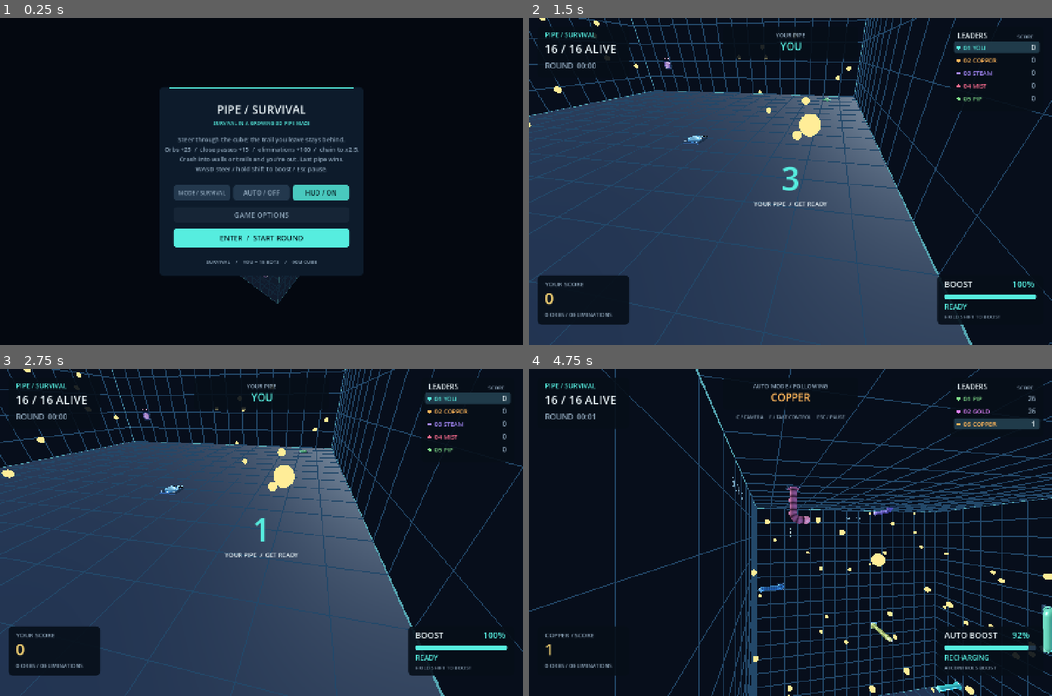
Above: before the commit, frames 1-4 (two rows, left to right).
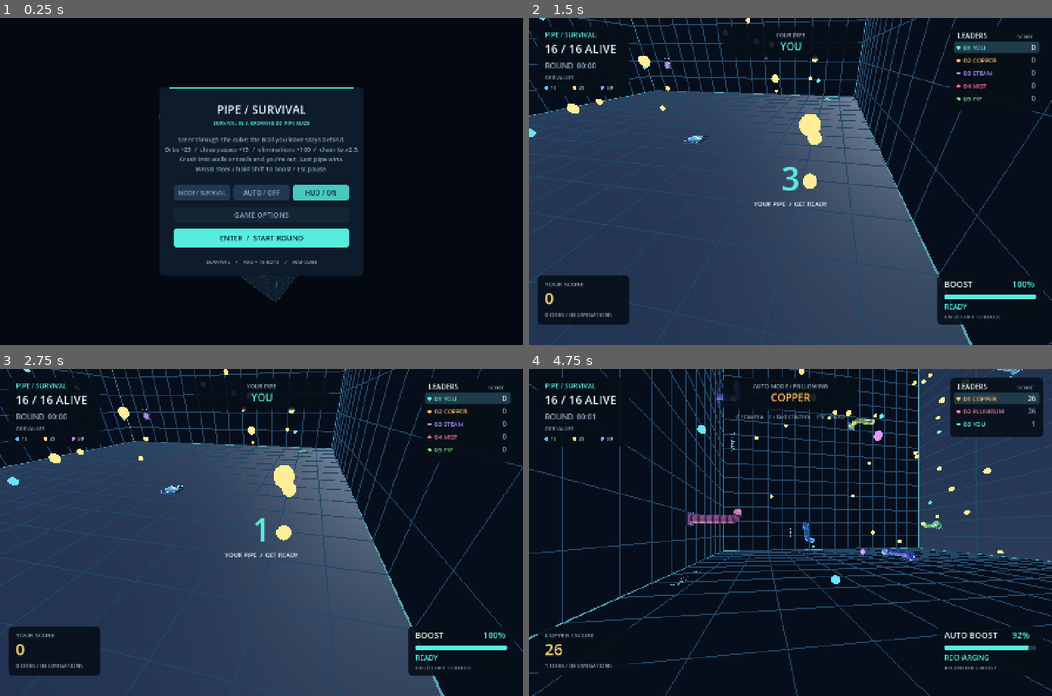
Above: after the commit, the same moments.

Repository: That1guy8691/pipe-survival
Game: Godot game, scene res://main.tscn
Two runs of this game, one before a commit and one after it. Both use one fixed random seed, a clock stepped at 60 frames per second and the inputs below.
Inputs (mouse positions are in pixels of both pictures, inside the frame that each line leads up to):
- Up to frame 1 (0.25 s): no input
- Up to frame 2 (1.5 s): click "ENTER / START ROUND" at 0.5 s; tap Enter at 1.25 s; move the mouse to (905, 165) at 1.27 s; hold Right from 1.28 s (still down); tap V at 1.35 s; click (905, 165) at 1.42 s
- Up to frame 3 (2.75 s): tap Tab at 1.55 s; release Right at 2 s; drag from (156, 548) to (235, 597) at 2.02 s
- Up to frame 4 (4.75 s): move the mouse to (842, 460) at 2.77 s; hold Right 2.78-3.5 s; tap F at 2.85 s; click (842, 460) at 2.92 s; tap C at 3.05 s; tap Space at 3.5 s; drag from (764, 597) to (633, 483) at 3.52 s; move the mouse to (947, 581) at 4.27 s; hold Left from 4.28 s (still down); tap V at 4.35 s; click (947, 581) at 4.42 s; tap Tab at 4.55 s

The runs differ from the first frame. In frame 1, less than 0.1% of the frame differs, in the area x 30-58%, y 29-88%; in frame 2, 0.9%; in frame 3, 0.9%; in frame 4, 28%, in the area x 0-100%, y 0-100%.

Commit message:
feat: add overview pipe modes and orb values

Diff:
--- a/scripts/game.gd
+++ b/scripts/game.gd
@@ -29,6 +29,8 @@
 var turn_queue: Array[String]:
 	get: return motion.turn_queue
 var watch_id := 0
+var overview_focus_id := 0
+var overview_style := PipeRenderer.OverviewStyle.NORMAL
 var clearance := 10
 var automated := false
 var auto_mode := false
@@ -69,6 +71,8 @@
 	hud.touch_turn_requested.connect(queue_turn)
 	hud.touch_boost_changed.connect(set_touch_boost)
 	hud.touch_view_requested.connect(swap_camera_view)
+	hud.touch_overview_style_requested.connect(cycle_overview_style)
+	hud.touch_overview_focus_requested.connect(func(): cycle_overview_focus(1))
 	hud.touch_pause_requested.connect(toggle_pause)
 	motion.completed.connect(on_completed)
 	motion.planned.connect(on_planned)
@@ -112,6 +116,7 @@
 	orbs.sync(sim.scoring)
 	boost_held = false
 	watch_id = 0
+	overview_focus_id = 0
 	score_message_time = 0.0
 	fov_message_time = 0.0
 	auto_restart_left = 5.0
@@ -163,6 +168,8 @@
 	if not enabled and sim.riders[0].alive:
 		watch_id = 0
 		camera.initialized = false
+	overview_focus_id = watch_id if enabled or not sim.riders[0].alive else 0
+	update_pipe_display()
 
 func set_hud_enabled(enabled: bool) -> void:
 	hud_enabled = enabled
@@ -313,6 +320,7 @@
 	for i in range(sim.riders.size()):
 		if sim.riders[i].alive:
 			pipes.animate_rider(i, motion.progress(i))
+	update_pipe_display()
 	if not pipes.plans.is_empty() and (not endless_mode or sim.riders[watch_id].alive):
 		if crash_view_time > 0.0:
 			camera.boosting = false
@@ -371,6 +379,10 @@
 				start_round()
 		elif key == KEY_C:
 			swap_camera_view()
+		elif key == KEY_V and camera.overview and state != "ready" and crash_view_time <= 0.0:
+			cycle_overview_style()
+		elif key == KEY_TAB and camera.overview and state != "ready" and crash_view_time <= 0.0:
+			cycle_overview_focus(-1 if event.shift_pressed else 1)
 		elif key == KEY_TAB and (auto_mode or not sim.riders[0].alive):
 			var alive := sim.alive_ids()
 			if not alive.is_empty():
@@ -408,8 +420,46 @@
 
 func swap_camera_view() -> void:
 	camera.toggle()
+	if camera.overview and (auto_mode or not sim.riders[0].alive):
+		overview_focus_id = watch_id
+	update_pipe_display()
 	fov_message = camera.view_name()
 	fov_message_time = 1.5
+
+func update_pipe_display() -> void:
+	var active_overview := camera.overview and state != "ready" and crash_view_time <= 0.0
+	pipes.set_overview_style(overview_style if active_overview else PipeRenderer.OverviewStyle.NORMAL,
+		overview_focus_id)
+	hud.queue_redraw()
+
+func cycle_overview_style() -> void:
+	overview_style = (overview_style + 1) % PipeRenderer.OverviewStyle.size()
+	update_pipe_display()
+	fov_message = "PIPE VIEW / " + overview_style_name()
+	fov_message_time = 1.5
+
+func cycle_overview_focus(step: int) -> void:
+	var alive := sim.alive_ids()
+	if alive.is_empty():
+		return
+	var index := alive.find(overview_focus_id)
+	if index < 0:
+		index = 0 if step > 0 else alive.size()
+	index = (index + step + alive.size()) % alive.size()
+	overview_focus_id = alive[index]
+	if auto_mode or not sim.riders[0].alive:
+		watch_id = overview_focus_id
+		camera.initialized = false
+	overview_style = PipeRenderer.OverviewStyle.HIGHLIGHT
+	update_pipe_display()
+	fov_message = "HIGHLIGHT / " + sim.rider_name(overview_focus_id).to_upper()
+	fov_message_time = 1.5
+
+func overview_style_name() -> String:
+	match overview_style:
+		PipeRenderer.OverviewStyle.HIGHLIGHT: return "HIGHLIGHT"
+		PipeRenderer.OverviewStyle.ENDS: return "BRIGHT ENDS"
+	return "NORMAL"
 
 func adjust_camera_fov(change: float) -> void:
 	camera.set_base_fov(camera.base_fov + change)
--- a/scripts/hud.gd
+++ b/scripts/hud.gd
@@ -6,6 +6,8 @@
 signal touch_turn_requested(command: String)
 signal touch_boost_changed(held: bool)
 signal touch_view_requested
+signal touch_overview_style_requested
+signal touch_overview_focus_requested
 signal touch_pause_requested
 const INK := Color("e8f2f5")
 const MUTED := Color("8da4b8")
@@ -16,6 +18,7 @@
 const OPTIONS_VIEW_HEIGHT := 322.0
 const Appearance = preload("res://scripts/pipe_appearance.gd")
 const PipePreview = preload("res://scripts/pipe_preview.gd")
+const Scoring = preload("res://scripts/scoring.gd")
 var game: Node
 var font := SystemFont.new()
 var mono := SystemFont.new()
@@ -39,6 +42,8 @@
 var options_content := Control.new()
 var touch_boost := Button.new()
 var touch_view := Button.new()
+var touch_overview_style := Button.new()
+var touch_overview_focus := Button.new()
 var touch_pause := Button.new()
 var options_open := false
 var touch_ui_enabled := false
@@ -227,6 +232,12 @@
 	touch_view.add_theme_stylebox_override("pressed", box(Color("287f86"), 14))
 	touch_view.pressed.connect(func(): touch_view_requested.emit())
 	add_child(touch_view)
+	configure_touch_button(touch_overview_style, "PIPES / NORMAL", 12)
+	touch_overview_style.pressed.connect(func(): touch_overview_style_requested.emit())
+	add_child(touch_overview_style)
+	configure_touch_button(touch_overview_focus, "NEXT / YOU", 12)
+	touch_overview_focus.pressed.connect(func(): touch_overview_focus_requested.emit())
+	add_child(touch_overview_focus)
 	configure_touch_button(touch_pause, "PAUSE", 14)
 	touch_pause.pressed.connect(func(): touch_pause_requested.emit())
 	add_child(touch_pause)
@@ -347,6 +358,8 @@
 	applied_touch_scale = factor
 	touch_boost.add_theme_font_size_override("font_size", roundi(17.0 * factor))
 	touch_view.add_theme_font_size_override("font_size", roundi(14.0 * factor))
+	touch_overview_style.add_theme_font_size_override("font_size", roundi(12.0 * factor))
+	touch_overview_focus.add_theme_font_size_override("font_size", roundi(12.0 * factor))
 	touch_pause.add_theme_font_size_override("font_size", roundi(14.0 * factor))
 	quick_restart.add_theme_font_size_override("font_size", roundi(17.0 * factor))
 
@@ -486,6 +499,7 @@
 		hud_toggle.set_pressed_no_signal(game.hud_enabled)
 		var steer_visible: bool = touch_ui_enabled and game.state in ["playing", "countdown"] and not game.auto_mode and game.sim.riders[0].alive
 		var touch_active: bool = touch_ui_enabled and game.state in ["playing", "countdown"]
+		var overview_active: bool = touch_active and game.camera.overview and game.crash_view_time <= 0.0
 		if not steer_visible and joystick_touch_index != -1:
 			release_touch_joystick()
 		touch_boost.visible = steer_visible
@@ -496,6 +510,17 @@
 		touch_view.visible = touch_active
 		touch_view.position = Vector2(available.x - 124, 124) * ui_factor
 		touch_view.size = Vector2(108, 44) * ui_factor
+		touch_overview_style.visible = overview_active
+		touch_overview_style.position = Vector2(available.x - 164, 174) * ui_factor
+		touch_overview_style.size = Vector2(144, 44) * ui_factor
+		touch_overview_style.text = "PIPES / " + game.overview_style_name()
+		touch_overview_focus.visible = overview_active
+		touch_overview_focus.position = Vector2(available.x - 164, 224) * ui_factor
+		touch_overview_focus.size = Vector2(144, 44) * ui_factor
+		var focus_name: String = game.sim.rider_name(game.overview_focus_id).to_upper()
+		if focus_name.length() > 10:
+			focus_name = focus_name.left(9) + "…"
+		touch_overview_focus.text = "NEXT / " + focus_name
 		touch_pause.visible = touch_active
 		touch_pause.position = Vector2(available.x - 78, 16) * ui_factor
 		touch_pause.size = Vector2(62, 44) * ui_factor
@@ -524,12 +549,14 @@
 	var sim = game.sim
 	var focus_id: int = game.watch_id if game.auto_mode else 0
 	var focus_rider: Dictionary = sim.riders[focus_id]
-	panel(Rect2(24, 24, 252, 140))
+	panel(Rect2(24, 24, 252, 190))
 	label_at("PIPE / ENDLESS" if game.endless_mode else "PIPE / SURVIVAL", Vector2(44, 53), 18, ACCENT)
 	label_at("%d / %d ALIVE" % [sim.alive_ids().size(), sim.riders.size()], Vector2(43, 97), 32)
 	var seconds := int(sim.elapsed_time)
 	label_at("SESSION  %02d:%02d" % [seconds / 60, seconds % 60] if game.endless_mode
 		else "ROUND  %02d:%02d" % [seconds / 60, seconds % 60], Vector2(44, 139), 21, MUTED, true)
+	label_at("ORB VALUES", Vector2(44, 169), 13, MUTED)
+	draw_orb_legend(Vector2(48, 196), 77.0, 14)
 	panel(Rect2(size.x / 2.0 - 186, 24, 372, 88))
 	var following: bool = game.auto_mode or not sim.riders[0].alive
 	centered("AUTO MODE / FOLLOWING" if game.auto_mode else ("SPECTATING" if following else "YOUR PIPE"), 53, 16, MUTED)
@@ -585,6 +612,13 @@
 		label_at(name_text, Vector2(name_x, y), 17, color)
 		label_at(score, Vector2(score_x, y), 18, INK if i == focus_id else MUTED, true)
 
+func draw_orb_legend(origin: Vector2, spacing: float, font_size: int) -> void:
+	var values: Array[int] = [Scoring.BLUE_ORB_POINTS, Scoring.ORB_POINTS, Scoring.VIOLET_ORB_POINTS]
+	for i in range(values.size()):
+		var x := origin.x + float(i) * spacing
+		draw_circle(Vector2(x, origin.y - 4.0), 5.0, Scoring.orb_color(values[i]))
+		label_at(str(values[i]), Vector2(x + 12.0, origin.y), font_size, INK, true)
+
 func fit_leaderboard_name(name: String, rank: int, max_width: float) -> String:
 	var prefix := "%02d " % rank
 	if font.get_string_size(prefix + name, HORIZONTAL_ALIGNMENT_LEFT, -1, 17).x <= max_width:
@@ -641,6 +675,8 @@
 		if rider.combo_count > 1:
 			status = "COMBO x%.1f" % rider.combo_multiplier
 		label_at(status, Vector2(30, 99), 13, ACCENT)
+	panel(Rect2(16, 116, 176, 34))
+	draw_orb_legend(Vector2(32, 139), 56.0, 13)
 	draw_play_messages()
 
 func draw_touch_joystick() -> void:
@@ -668,13 +704,16 @@
 		var queued := " > ".join(game.turn_queue).to_upper()
 		if not queued.is_empty():
 			centered("QUEUED / " + queued, h - 161, 17, ACCENT)
-		if not touch_ui_enabled and game.hud_enabled and game.clearance > 2:
+		if not touch_ui_enabled and game.hud_enabled and game.clearance > 2 and not game.camera.overview:
 			var control_hint := "C / CAMERA     F / TAKE CONTROL     ESC / PAUSE" if game.auto_mode else "WASD / STEER     HOLD SHIFT / BOOST     ESC / PAUSE"
 			centered(control_hint, 137, 13, MUTED)
 		if game.clearance <= 2 and not game.auto_mode:
 			centered("BLOCKED AHEAD / TURN", 148, 22, Color("ffb65a"))
 		if game.score_message_time > 0.0 and not game.auto_mode:
 			centered(game.score_message, h / 2.0 + 65, 20, Color("ffdb77"))
+	if not touch_ui_enabled and game.hud_enabled and game.camera.overview \
+			and game.state in ["playing", "countdown"]:
+		centered("V / PIPE VIEW     TAB / SELECT PIPE     RIGHT DRAG / ORBIT", 137, 13, MUTED)
 	if game.fov_message_time > 0.0:
 		centered(game.fov_message, h / 2.0 - 68, 17, ACCENT)
 	if game.state == "playing" and not sim.riders[0].alive and (not game.auto_mode or game.endless_mode):
@@ -747,19 +786,20 @@
 	if game.state == "paused":
 		if touch_ui_enabled:
 			if game.auto_mode:
-				lines = ["Auto mode steers and boosts for you.", "Tap PAUSE to resume the round.",
-				"GAME OPTIONS keeps the round settings."]
+				lines = ["Auto mode steers and boosts for you.", "Tap RESUME to return to the round.",
+				"On resume, tap VIEW for overview controls.", "GAME OPTIONS keeps the round settings."]
 			else:
 				lines = ["Tap the direction pad to steer.", "Hold BOOST; release to recharge.",
-					"Tap PAUSE to resume whenever you need.", "GAME OPTIONS keeps the round settings."]
+					"On resume, tap VIEW for overview controls.",
+					"Tap RESUME to return to the round.", "GAME OPTIONS keeps the round settings."]
 		elif game.auto_mode:
-			lines = ["Every pipe steers and boosts automatically.", "Follow a pipe: Tab / Shift+Tab",
-				"Camera: C / FOV: Q / E / take control: F", "Arrow keys: orbit / look",
-				"Overview: mouse orbit / wheel zoom", "Hide HUD: H"]
+			lines = ["Every pipe steers and boosts automatically.", "Overview: V display / Tab select",
+				"Outside overview, Tab follows a pipe.", "Camera: C / FOV: Q / E / take control: F",
+				"Arrows: orbit / look / mouse: overview orbit / zoom", "Hide HUD: H"]
 		else:
 			lines = ["Pitch: W / S    Turn: A / D", "Boost: hold Shift", "FOV: Q / E",
-				"Camera: C", "Arrow keys: orbit / look",
-				"Overview: mouse orbit / wheel zoom    HUD: H"]
+				"Camera: C", "Overview: V display / Tab select",
+				"Arrows: look / mouse: overview orbit / zoom    HUD: H"]
 	elif game.state == "finished":
 		var winner: int = game.sim.winner
 		title = "ROUND WON" if winner == 0 else "ROUND OVER"
--- a/scripts/orb_renderer.gd
+++ b/scripts/orb_renderer.gd
@@ -1,6 +1,7 @@
 extends MultiMeshInstance3D
 
 const Rules = preload("res://scripts/simulation.gd")
+const Scoring = preload("res://scripts/scoring.gd")
 var shown_revision := -1
 var model
 
@@ -12,10 +13,12 @@
 	sphere.rings = 6
 	multimesh = MultiMesh.new()
 	multimesh.transform_format = MultiMesh.TRANSFORM_3D
+	multimesh.use_colors = true
 	multimesh.mesh = sphere
 	var material := StandardMaterial3D.new()
 	material.shading_mode = BaseMaterial3D.SHADING_MODE_UNSHADED
-	material.albedo_color = Color("ffdb77")
+	material.albedo_color = Color.WHITE
+	material.vertex_color_use_as_albedo = true
 	material_override = material
 
 func sync(scoring) -> void:
@@ -25,5 +28,9 @@
 	multimesh.instance_count = scoring.orbs.size()
 	var i := 0
 	for cell: Vector3i in scoring.orbs:
-		multimesh.set_instance_transform(i, Transform3D(Basis.IDENTITY, model.world(cell)))
+		var points: int = scoring.orbs[cell]
+		var scale := Scoring.orb_scale(points)
+		var basis := Basis.IDENTITY.scaled(Vector3.ONE * scale)
+		multimesh.set_instance_transform(i, Transform3D(basis, model.world(cell)))
+		multimesh.set_instance_color(i, Scoring.orb_color(points))
 		i += 1
--- a/scripts/pipe_pattern.gdshader
+++ b/scripts/pipe_pattern.gdshader
@@ -6,6 +6,7 @@
 uniform int pattern = 0;
 uniform float segment_length = 2.0;
 uniform float fill = 1.0;
+uniform float display_brightness = 1.0;
 
 void fragment() {
 	if (UV.y > fill) discard;
@@ -24,6 +25,7 @@
 	// Unpainted collars separate pieces whose local UV frames change at turns.
 	marking *= smoothstep(0.125, 0.145, UV.y) * (1.0 - smoothstep(0.855, 0.875, UV.y));
 	vec3 color = mix(pipe_color.rgb, accent_color.rgb, marking);
+	color *= display_brightness;
 	ALBEDO = color;
 	METALLIC = 0.62;
 	ROUGHNESS = 0.28;
--- a/scripts/pipe_renderer.gd
+++ b/scripts/pipe_renderer.gd
@@ -4,6 +4,7 @@
 const Geometry = preload("res://scripts/pipe_geometry.gd")
 const Inlet = preload("res://scripts/pipe_inlet.gd")
 const Appearance = preload("res://scripts/pipe_appearance.gd")
+enum OverviewStyle { NORMAL, HIGHLIGHT, ENDS }
 var player_pattern := Appearance.Pattern.SOLID
 var pattern_rng := RandomNumberGenerator.new()
 var model
@@ -17,6 +18,8 @@
 var plans: Array[Dictionary] = []
 var inlets: Array[Node3D] = []
 var inlet_materials: Array[StandardMaterial3D] = []
+var applied_overview_style := -1
+var applied_focus_id := -1
 
 func _ready() -> void:
 	pattern_rng.randomize()
@@ -75,6 +78,8 @@
 
 func reset(total: int = Rules.DEFAULT_BOTS + 1) -> void:
 	ensure_count(total)
+	applied_overview_style = -1
+	applied_focus_id = -1
 	plans.clear()
 	for i in range(batches.size()):
 		counts[i] = [0, 0]
@@ -105,6 +110,52 @@
 		inlets[i].transform = Transform3D(Geometry.orientation(forward, forward),
 			model.world(rider.source_cell) - Vector3(forward) * Rules.SPACING * 0.5)
 
+func set_overview_style(style: int, focus_id: int) -> void:
+	if style == applied_overview_style and focus_id == applied_focus_id:
+		return
+	applied_overview_style = style
+	applied_focus_id = focus_id
+	for i in range(batches.size()):
+		if i >= model.riders.size():
+			continue
+		var focused := i == focus_id
+		var trail_brightness := 1.0
+		var head_brightness := 1.0
+		var inlet_brightness := 1.0
+		var label_alpha := 1.0
+		var head_emission := 0.5
+		var inlet_emission := 0.13
+		match style:
+			OverviewStyle.HIGHLIGHT:
+				if not focused:
+					trail_brightness = 0.12
+					head_brightness = 0.28
+					inlet_brightness = 0.32
+					label_alpha = 0.24
+					head_emission = 0.12
+					inlet_emission = 0.04
+			OverviewStyle.ENDS:
+				trail_brightness = 0.16
+				head_brightness = 1.35
+				inlet_brightness = 1.7
+				label_alpha = 0.9
+				head_emission = 1.15
+				inlet_emission = 0.55
+		var pipe_color: Color = model.rider_color(i)
+		for batch: MultiMeshInstance3D in batches[i]:
+			(batch.material_override as ShaderMaterial).set_shader_parameter(
+				"display_brightness", trail_brightness)
+		active_materials[i].set_shader_parameter("display_brightness", trail_brightness)
+		var head_material := heads[i].material_override as StandardMaterial3D
+		head_material.albedo_color = scale_rgb(pipe_color.lightened(0.25), head_brightness)
+		head_material.emission = pipe_color * head_emission
+		inlet_materials[i].albedo_color = scale_rgb(pipe_color, inlet_brightness)
+		inlet_materials[i].emission = pipe_color * inlet_emission
+		markers[i].modulate = Color(pipe_color.r, pipe_color.g, pipe_color.b, label_alpha)
+
+static func scale_rgb(color: Color, factor: float) -> Color:
+	return Color(color.r * factor, color.g * factor, color.b * factor, color.a)
+
 func begin_step(riders: Array[Dictionary], directions: Array[Vector3i]) -> void:
 	for i in range(riders.size()):
 		begin_rider(i, riders[i], directions[i])
--- a/scripts/scoring.gd
+++ b/scripts/scoring.gd
@@ -1,6 +1,11 @@
 extends RefCounted
 
 const ORB_POINTS := 25
+const BLUE_ORB_POINTS := 15
+const VIOLET_ORB_POINTS := 50
+const BLUE_ORB_COLOR := Color("54caff")
+const GOLD_ORB_COLOR := Color("ffdb77")
+const VIOLET_ORB_COLOR := Color("c879ff")
 const NEAR_MISS_POINTS := 15
 const ELIMINATION_POINTS := 100
 const WIN_POINTS := 250
@@ -43,11 +48,12 @@
 				move["near_miss"] = true
 				_queue_reward(rewards, move.id, "NEAR MISS", NEAR_MISS_POINTS)
 			rider.near_miss_active = in_tight_pass
-		if not move.died and orbs.has(move.target):
+		var orb_points := int(orbs.get(move.target, 0))
+		if not move.died and orb_points > 0:
 			rider.orb_count += 1
-			move["orb_points"] = ORB_POINTS
+			move["orb_points"] = orb_points
 			orbs.erase(move.target)
-			_queue_reward(rewards, move.id, "ORB", ORB_POINTS)
+			_queue_reward(rewards, move.id, "%s ORB" % orb_name(orb_points), orb_points)
 			revision += 1
 		var owner: int = move.get("pipe_owner", -1)
 		if move.died and owner >= 0 and owner != move.id and sim.riders[owner].alive:
@@ -117,15 +123,46 @@
 				exits += 1
 		if exits < 3:
 			continue
-		orbs[cell] = ORB_POINTS
+		orbs[cell] = roll_orb_points(sim.rng)
 		revision += 1
 
-func nearest(cell: Vector3i) -> Vector3i:
+func best_target(cell: Vector3i) -> Vector3i:
 	var best := cell
-	var distance := INF
+	var best_utility := -INF
 	for candidate: Vector3i in orbs:
-		var delta := Vector3(candidate - cell).length_squared()
-		if delta < distance:
-			distance = delta
+		var distance := Vector3(candidate - cell).length()
+		var value_weight := sqrt(float(orbs[candidate]) / float(ORB_POINTS))
+		var utility := value_weight / (distance + 4.0)
+		if utility > best_utility:
+			best_utility = utility
 			best = candidate
 	return best
+
+static func roll_orb_points(rng: RandomNumberGenerator) -> int:
+	var roll := rng.randf()
+	if roll < 0.20:
+		return BLUE_ORB_POINTS
+	if roll < 0.90:
+		return ORB_POINTS
+	return VIOLET_ORB_POINTS
+
+static func orb_name(points: int) -> String:
+	match points:
+		BLUE_ORB_POINTS: return "BLUE"
+		ORB_POINTS: return "GOLD"
+		VIOLET_ORB_POINTS: return "VIOLET"
+	return "UNKNOWN"
+
+static func orb_color(points: int) -> Color:
+	match points:
+		BLUE_ORB_POINTS: return BLUE_ORB_COLOR
+		ORB_POINTS: return GOLD_ORB_COLOR
+		VIOLET_ORB_POINTS: return VIOLET_ORB_COLOR
+	return Color.WHITE
+
+static func orb_scale(points: int) -> float:
+	match points:
+		BLUE_ORB_POINTS: return 0.84
+		ORB_POINTS: return 1.0
+		VIOLET_ORB_POINTS: return 1.2
+	return 1.0
--- a/scripts/simulation.gd
+++ b/scripts/simulation.gd
@@ -261,7 +261,7 @@
 	var rider: Dictionary = riders[index]
 	var best: Vector3i = rider.forward
 	var best_score := -INF
-	var nearest_orb := scoring.nearest(rider.cell)
+	var target_orb := scoring.best_target(rider.cell)
 	for direction: Vector3i in legal_directions(rider):
 		var target: Vector3i = rider.cell + direction
 		if not is_open(target):
@@ -281,11 +281,12 @@
 		score += rng.randf_range(0.0, 2.3)
 		if direction == rider.forward:
 			score += 1.8
-		var toward_orb := Vector3(nearest_orb - rider.cell)
+		var toward_orb := Vector3(target_orb - rider.cell)
 		if toward_orb.length_squared() > 0.0:
 			score += Vector3(direction).dot(toward_orb.normalized()) * 2.2
 		if scoring.orbs.has(target):
-			score += 5.0
+			var reward_weight := sqrt(float(scoring.orbs[target]) / float(Scoring.ORB_POINTS))
+			score += 5.0 * reward_weight
 		for other_index in range(riders.size()):
 			var other: Dictionary = riders[other_index]
 			if other_index != index and other.alive:
--- a/tests/features_test.gd
+++ b/tests/features_test.gd
@@ -2,6 +2,7 @@
 
 const Rules = preload("res://scripts/simulation.gd")
 const Motion = preload("res://scripts/motion.gd")
+const Scoring = preload("res://scripts/scoring.gd")
 var checks := 0
 var failures := 0
 
@@ -11,7 +12,65 @@
 		failures += 1
 		push_error(description)
 
+func check_orb_values() -> void:
+	var rng := RandomNumberGenerator.new()
+	rng.seed = 20260923
+	var tier_counts := {Scoring.BLUE_ORB_POINTS: 0, Scoring.ORB_POINTS: 0,
+		Scoring.VIOLET_ORB_POINTS: 0}
+	var total_points := 0
+	for sample in range(5000):
+		var points := Scoring.roll_orb_points(rng)
+		tier_counts[points] += 1
+		total_points += points
+	var average_points := float(total_points) / 5000.0
+	check(absf(average_points - 25.5) < 0.45, "Orb mix keeps average value close to 25 points")
+	check(tier_counts[Scoring.BLUE_ORB_POINTS] > 900 and tier_counts[Scoring.BLUE_ORB_POINTS] < 1100
+		and tier_counts[Scoring.ORB_POINTS] > 3400 and tier_counts[Scoring.ORB_POINTS] < 3600
+		and tier_counts[Scoring.VIOLET_ORB_POINTS] > 400 and tier_counts[Scoring.VIOLET_ORB_POINTS] < 600,
+		"Orb spawn mix follows the selected tier weights")
+	check(Scoring.orb_name(15) == "BLUE" and Scoring.orb_name(25) == "GOLD"
+		and Scoring.orb_name(50) == "VIOLET", "Orb tiers have distinct names")
+	check(Scoring.orb_color(15) == Scoring.BLUE_ORB_COLOR
+		and Scoring.orb_color(25) == Scoring.GOLD_ORB_COLOR
+		and Scoring.orb_color(50) == Scoring.VIOLET_ORB_COLOR,
+		"Orb tiers map to their display colors")
+	check(Scoring.orb_scale(15) < Scoring.orb_scale(25)
+		and Scoring.orb_scale(25) < Scoring.orb_scale(50), "Higher-value orbs are slightly larger")
+
+	for points in [Scoring.BLUE_ORB_POINTS, Scoring.ORB_POINTS, Scoring.VIOLET_ORB_POINTS]:
+		var sim := Rules.new()
+		sim.reset(120, 7)
+		var rider: Dictionary = sim.riders[0]
+		var target: Vector3i = rider.cell + rider.forward
+		sim.scoring.orbs.clear()
+		sim.scoring.orbs[target] = points
+		rider.near_miss_active = true
+		var move: Dictionary = {"id": 0, "cell": rider.cell, "target": target, "died": false}
+		sim.scoring.resolve(sim, [move])
+		check(int(move.get("orb_points", 0)) == points and sim.riders[0].score == points,
+			"Collecting a %d-point orb awards its configured value" % points)
+		var expected_event := Scoring.orb_name(points) + " ORB"
+		check(sim.scoring.last_awards.size() == 1
+			and expected_event in sim.scoring.last_awards[0].events,
+			"Pickup feedback identifies the %s orb" % Scoring.orb_name(points))
+
+	var target_scoring := Scoring.new()
+	var origin := Vector3i(10, 10, 10)
+	var near_blue := origin + Vector3i(2, 0, 0)
+	var farther_violet := origin + Vector3i(0, 4, 0)
+	target_scoring.orbs = {near_blue: Scoring.BLUE_ORB_POINTS,
+		farther_violet: Scoring.VIOLET_ORB_POINTS}
+	check(target_scoring.best_target(origin) == farther_violet,
+		"Bots can prefer a nearby higher-value route over a low-value orb")
+	var distant_violet := origin + Vector3i(0, 40, 0)
+	target_scoring.orbs = {near_blue: Scoring.BLUE_ORB_POINTS,
+		origin + Vector3i(2, 2, 0): Scoring.ORB_POINTS,
+		distant_violet: Scoring.VIOLET_ORB_POINTS}
+	check(target_scoring.best_target(origin) == origin + Vector3i(2, 2, 0),
+		"Bots keep a distance preference instead of chasing every violet orb")
+
 func _initialize() -> void:
+	check_orb_values()
 	var sim := Rules.new()
 	for bots in [7, 15, 23, 31]:
 		sim.reset(15, bots)
--- a/tests/hud_test.gd
+++ b/tests/hud_test.gd
@@ -80,6 +80,11 @@
 	await capture("hud-auto.png")
 	key(KEY_H)
 	game._process(0.0)
+	if game.collision_feedback_time > 0.0:
+		check(game.hud.visible and not game.collision_feedback_label.is_empty(),
+			"Collision feedback stays visible even when the HUD is hidden")
+		game.collision_feedback_time = 0.0
+		game._process(0.0)
 	check(not game.hud.visible and no_world_labels(), "Auto Mode can show just the arena with no interface or labels")
 	await capture("hud-hidden-auto.png")
 	key(KEY_TAB)
Not shown, changed: README.md
